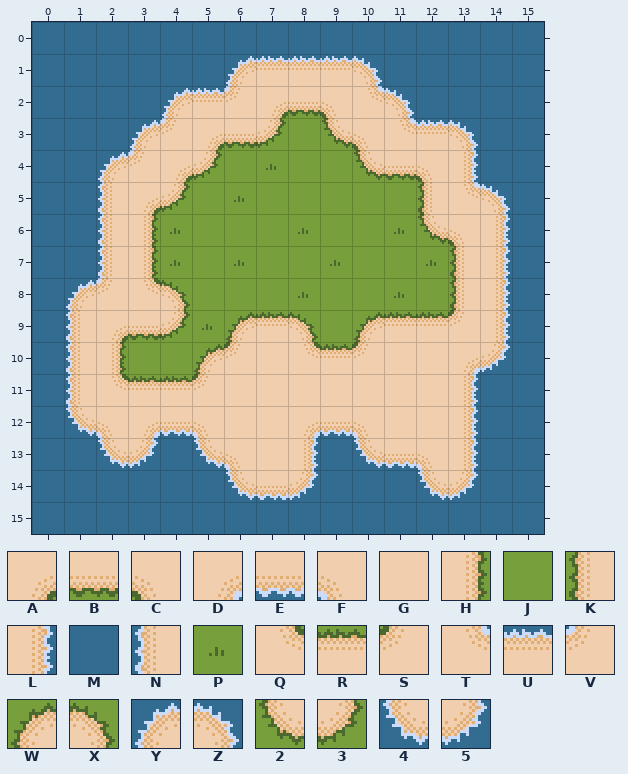
A Tiled map gets an edit: raw/paradise.tmx. The picture above was drawn from the file before the commit.
Cells are 16x16 px. Shown: x 0..15, y 0..15.
Key: from "terrain": A 0, B 1, C 2, D 3, E 4, F 5, G 7, H 8, J 9, K 10, L 11, M 12, N 13, P 14, Q 16, R 17, S 18, T 19, U 20, V 21, W 24, X 25, Y 28, Z 29, 2 32, 3 33, 4 36, 5 37.
_ is an empty cell.
Layer "background" before, first column x 0:
 0 MMMMMMMMMMMMMMMM
 1 MMMMMMYUUUZMMMMM
 2 MMMMYUVABCTZMMMM
 3 MMMYVAB3J2CTUZMM
 4 MMYVA3JPJJ2BCLMM
 5 MMNA3JPJJJJJKTZM
 6 MMNHPJJJPJJP2CLM
 7 MMNHPJPJJPJJPKLM
 8 MYVQXJJJPJJPJKLM
 9 MNAB3PWRXJWRRSLM
10 MNHJJWSGQRSGGD5M
11 MNQRRSGGGGGGGLMM
12 M4FDEFGGDEFGGLMM
13 MM45M4FGLM4EFLMM
14 MMMMMM4E5MMM45MM
15 MMMMMMMMMMMMMMMM
After the commit:
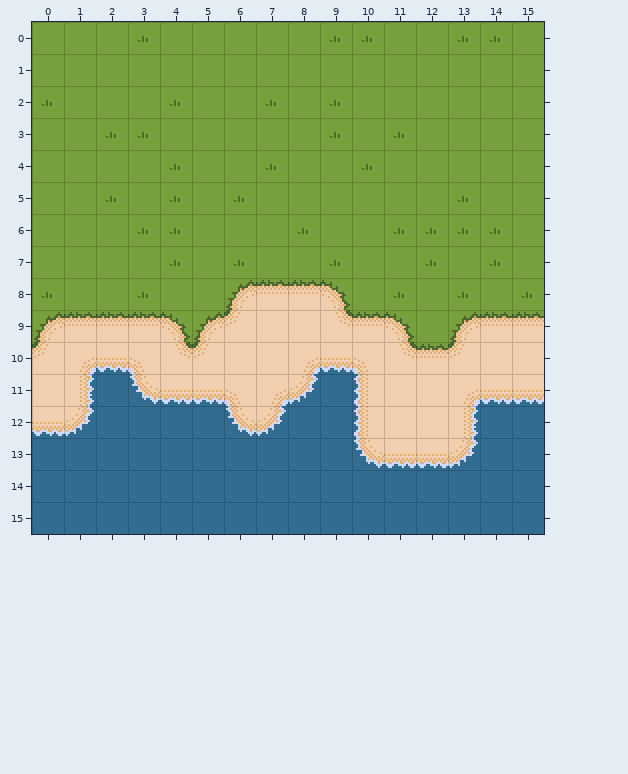
The exact change:
Layer "background":
y 0: x 0..15 MMMMMMMMMMMMMMMM -> JJJPJJJJJPPJJPPJ
y 1: x 0..15 MMMMMMYUUUZMMMMM -> JJJJJJJJJJJJJJJJ
y 2: x 0..15 MMMMYUVABCTZMMMM -> PJJJPJJPJPJJJJJJ
y 3: x 0..7 MMMYVAB3 -> JJPPJJJJ; x 9..15 2CTUZMM -> PJPJJJJ
y 4: x 0..5 MMYVA3 -> JJJJPJ; x 10..15 2BCLMM -> PJJJJJ
y 5: x 0..4 MMNA3 -> JJPJP; x 12..15 KTZM -> JPJJ
y 6: x 0..3 MMNH -> JJJP; x 12..15 2CLM -> PPPJ
y 7: x 0..3 MMNH -> JJJJ; x 13..15 KLM -> JPJ
y 8: x 0..4 MYVQX -> PJJPJ; x 6..9 JJPJ -> WRRX; x 13..15 KLM -> PJP
y 9: x 0..15 MNAB3PWRXJWRRSLM -> WRRRXWSGGQRXJWRR
y 10: x 0..6 MNHJJWS -> SDEFQSG; x 8..15 QRSGGD5M -> DEFQRSGG
y 11: x 0..10 MNQRRSGGGGG -> GLM4EEFD5MN; x 13..15 LMM -> DEE
y 12: x 0..10 M4FDEFGGDEF -> E5MMMM45MMN
y 13: x 2..3 45 -> MM; x 5..8 4FGL -> MMMM; x 12..13 FL -> E5
y 14: x 6..8 4E5 -> MMM; x 12..13 45 -> MM
Changed places in both pictures, as pixel boxes (x1, y1, x2, y2):
changed: (32, 22, 544, 500)
